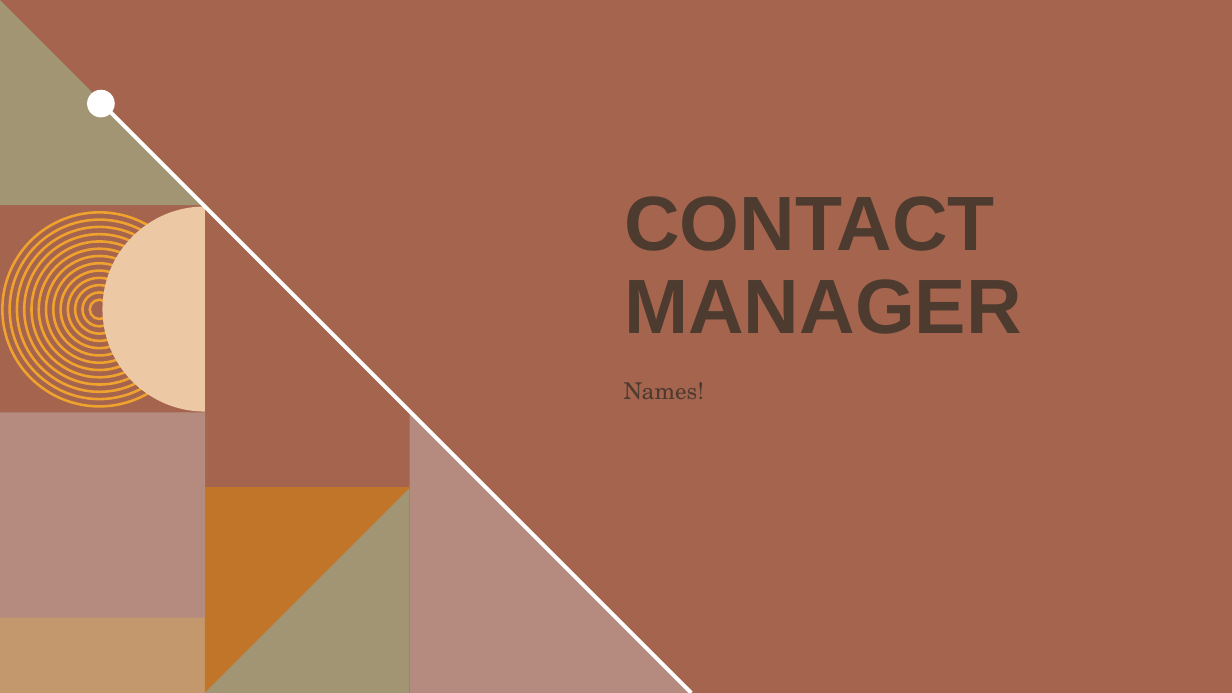
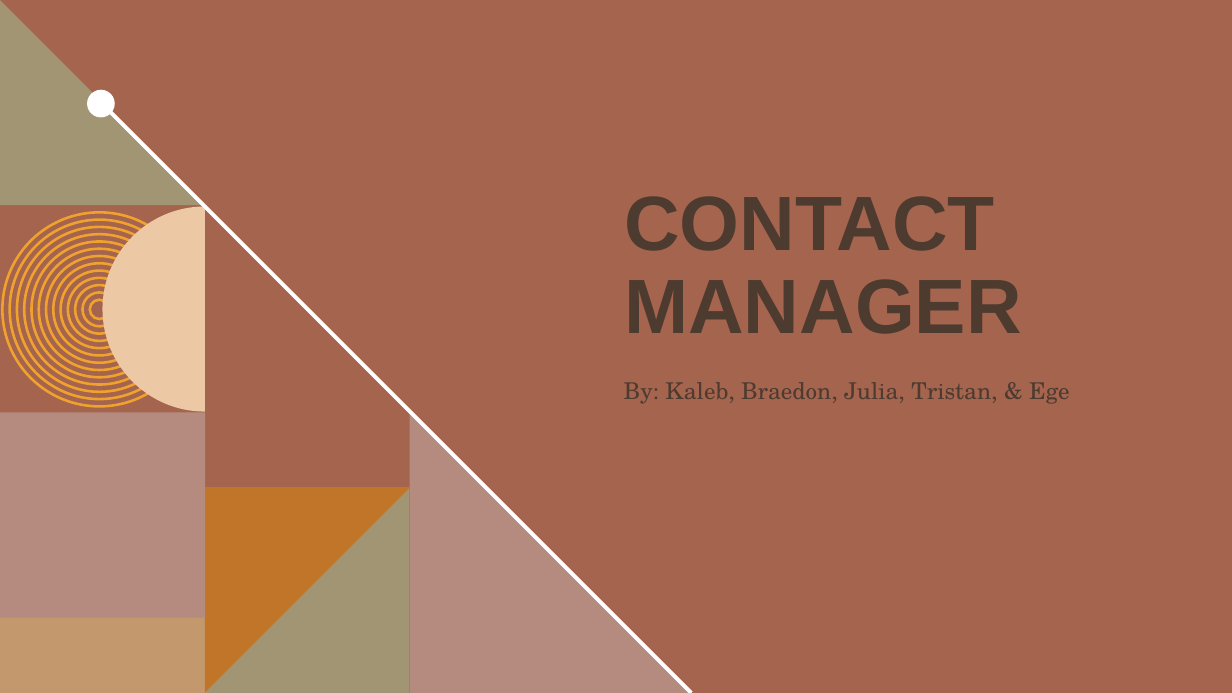
Before and after one commit to KalebOTB/ContactManager, a slide deck: slide 1 of Miscellaneous/Contact_Manager.pptx. Drawn at 1232x693 pixels with LibreOffice and Linux fonts; fonts in the diff are those of the drawing; background and template pictures are left out. Boxes give left, top, right and bottom in pixels: in the first picture for what was removed or moved away, otherwise in the second. Text is boxed around its words. In the diff, an @@ line names an element or a change of style, - is before the commit and + after.

```diff
--- a/Miscellaneous/Contact_Manager.pptx
+++ b/Miscellaneous/Contact_Manager.pptx
@@ subtitle at [624,382,1069,404]: text changed @@
-Names!
+By: Kaleb, Braedon, Julia, Tristan, & Ege
```
Also in this commit, not shown: 2 other slides changed.
